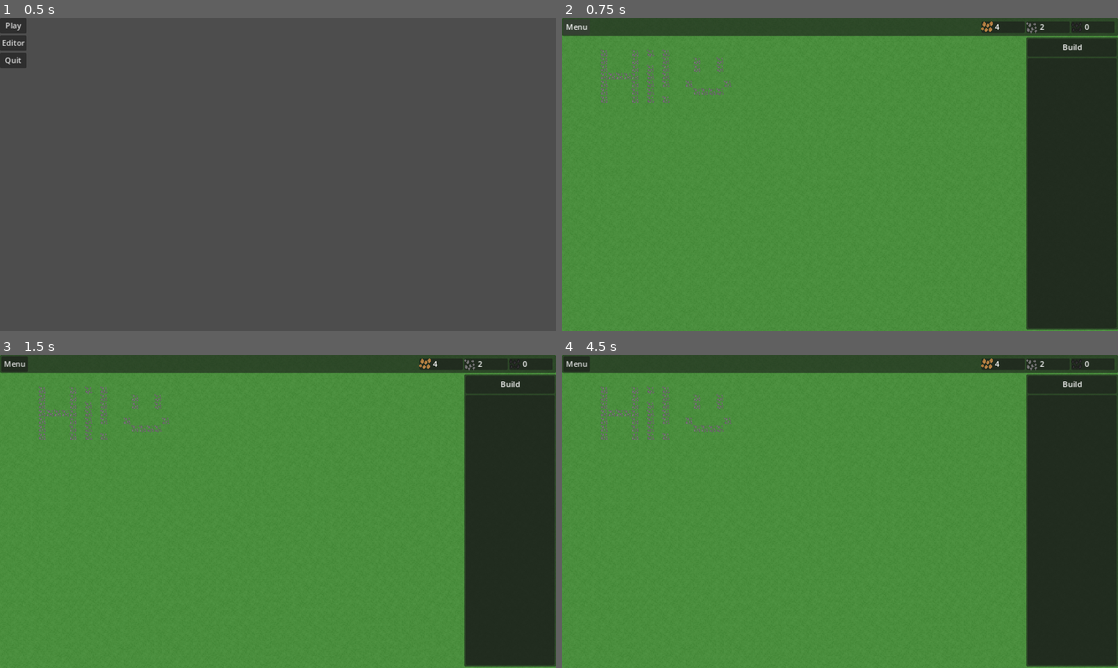
Above: before the commit, frames 1-4 (two rows, left to right).
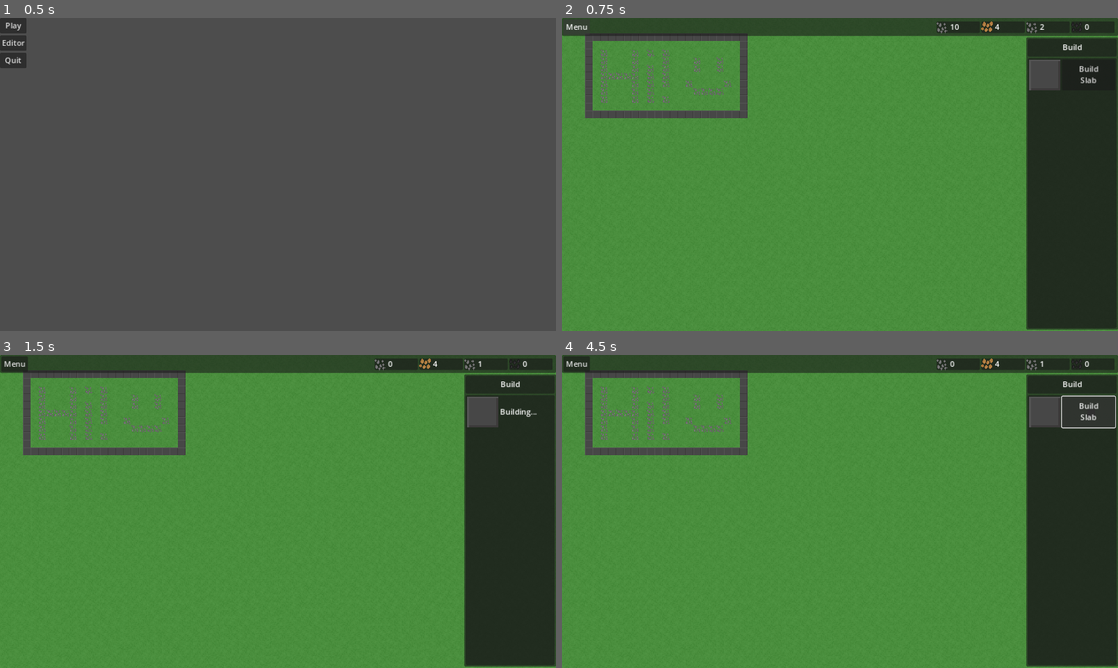
Above: after the commit, the same moments.

Repository: wssuomi/pirate-jam-14
Game: Godot game, scene res://scenes/main_menu.tscn
Two runs of this game, one before a commit and one after it. Both use one fixed random seed, a clock stepped at 60 frames per second and the inputs below.
Inputs (mouse positions are in pixels of both pictures, inside the frame that each line leads up to):
- Up to frame 1 (0.5 s): no input
- Up to frame 2 (0.75 s): click "Play" at 0.5 s
- Up to frame 3 (1.5 s): click (528, 411) at 1.25 s, where only the run after the commit has a clickable "Build Slab"
- Up to frame 4 (4.5 s): click "Menu" at 2 s; click "Continue" at 2.75 s; click (1090, 411) at 3.5 s, where only the run after the commit has a clickable "Place Slab"; click (1090, 411) at 4.25 s, where only the run after the commit has a clickable "Cancel"

Frame 1 is identical in both runs. In frame 2, 2.9% of the frame differs, in the area x 4-97%, y 1-32%; in frame 3, 2.9%; in frame 4, 3.1%, in the area x 4-100%, y 1-32%.

Commit message:
added slab to build menu

Diff:
--- a/levels/map.csv
+++ b/levels/map.csv
@@ -1,3 +1,4 @@
 0,0,2,0;1,0,0,0;2,0,0,0;3,0,1,0;4,0,3,0;5,0,3,0;6,0,1,0;7,0,0,0;8,0,1,0;9,0,1,0;10,0,0,0;11,0,1,0;12,0,3,0;13,0,0,0;14, …(168328 unchanged characters)…
 
 5,4,4,2;9,4,4,2;11,4,4,2;13,4,4,2;5,5,4,2;9,5,4,2;13,5,4,2;17,5,4,2;20,5,4,2;5,6,4,2;9,6,4,2;11,6,4,2;13,6,4,2;17,6,4,2 …(625 unchanged characters)…
+3,2,0,4;4,2,0,4;5,2,0,4;6,2,0,4;7,2,0,4;8,2,0,4;9,2,0,4;10,2,0,4;11,2,0,4;12,2,0,4;13,2,0,4;14,2,0,4;15,2,0,4;16,2,0,4;17,2,0,4;18,2,0,4;19,2,0,4;20,2,0,4;21,2,0,4;22,2,0,4;23,2,0,4;3,3,0,4;23,3,0,4;3,4,0,4;23,4,0,4;3,5,0,4;23,5,0,4;3,6,0,4;23,6,0,4;3,7,0,4;23,7,0,4;3,8,0,4;23,8,0,4;3,9,0,4;23,9,0,4;3,10,0,4;23,10,0,4;3,11,0,4;23,11,0,4;3,12,0,4;4,12,0,4;5,12,0,4;6,12,0,4;7,12,0,4;8,12,0,4;9,12,0,4;10,12,0,4;11,12,0,4;12,12,0,4;13,12,0,4;14,12,0,4;15,12,0,4;16,12,0,4;17,12,0,4;18,12,0,4;19,12,0,4;20,12,0,4;21,12,0,4;22,12,0,4;23,12,0,4
--- a/scenes/game.tscn
+++ b/scenes/game.tscn
@@ -1,9 +1,17 @@
-[gd_scene load_steps=10 format=3 uid="uid://6uwpprnvngbp"]
+[gd_scene load_steps=14 format=3 uid="uid://6uwpprnvngbp"]
 
 [ext_resource type="Script" path="res://scripts/Game.gd" id="1_astxb"]
 [ext_resource type="Script" path="res://scripts/Camera.gd" id="2_d63gu"]
 [ext_resource type="PackedScene" uid="uid://c0un25vuo1nmm" path="res://scenes/pause_menu.tscn" id="2_nbn5r"]
 [ext_resource type="Texture2D" uid="uid://jm1bhhp8ffsb" path="res://assets/map_tiles.png" id="3_ee80l"]
+
+[sub_resource type="AtlasTexture" id="AtlasTexture_mpe62"]
+atlas = ExtResource("3_ee80l")
+region = Rect2(0, 64, 16, 16)
+
+[sub_resource type="AtlasTexture" id="AtlasTexture_trr3j"]
+atlas = ExtResource("3_ee80l")
+region = Rect2(64, 32, 16, 16)
 
 [sub_resource type="AtlasTexture" id="AtlasTexture_exh5k"]
 atlas = ExtResource("3_ee80l")
@@ -49,6 +57,18 @@
 [sub_resource type="TileSet" id="TileSet_aha5v"]
 sources/0 = SubResource("TileSetAtlasSource_vnpe4")
 
+[sub_resource type="AtlasTexture" id="AtlasTexture_gjrv5"]
+atlas = ExtResource("3_ee80l")
+region = Rect2(0, 64, 16, 16)
+
+[sub_resource type="StyleBoxFlat" id="StyleBoxFlat_jpkq7"]
+bg_color = Color(0, 0, 0, 0)
+border_width_left = 1
+border_width_top = 1
+border_width_right = 1
+border_width_bottom = 1
+border_color = Color(0, 0, 0, 1)
+
 [node name="Game" type="Node2D"]
 script = ExtResource("1_astxb")
 
@@ -83,30 +103,78 @@
 offset_right = 190.0
 offset_bottom = 605.0
 
-[node name="MarginContainer" type="MarginContainer" parent="CanvasLayer/SideBarBuild"]
+[node name="Title" type="MarginContainer" parent="CanvasLayer/SideBarBuild"]
 layout_mode = 0
 offset_left = 3.0
 offset_top = 3.0
 offset_right = 187.0
 offset_bottom = 40.0
 
-[node name="Panel" type="Panel" parent="CanvasLayer/SideBarBuild/MarginContainer"]
-layout_mode = 2
-
-[node name="Label" type="Label" parent="CanvasLayer/SideBarBuild/MarginContainer"]
+[node name="Panel" type="Panel" parent="CanvasLayer/SideBarBuild/Title"]
+layout_mode = 2
+
+[node name="Label" type="Label" parent="CanvasLayer/SideBarBuild/Title"]
 layout_mode = 2
 size_flags_horizontal = 4
 text = "Build"
 
-[node name="MarginContainer2" type="MarginContainer" parent="CanvasLayer/SideBarBuild"]
-layout_mode = 0
+[node name="Panel2" type="Panel" parent="CanvasLayer/SideBarBuild"]
+layout_mode = 2
 offset_left = 3.0
 offset_top = 43.0
 offset_right = 187.0
 offset_bottom = 602.0
 
-[node name="Panel" type="Panel" parent="CanvasLayer/SideBarBuild/MarginContainer2"]
-layout_mode = 2
+[node name="BuildOptions" type="MarginContainer" parent="CanvasLayer/SideBarBuild"]
+layout_mode = 0
+offset_left = 6.0
+offset_top = 46.0
+offset_right = 184.0
+offset_bottom = 599.0
+
+[node name="VBoxContainer" type="VBoxContainer" parent="CanvasLayer/SideBarBuild/BuildOptions"]
+layout_mode = 2
+
+[node name="Slab" type="HBoxContainer" parent="CanvasLayer/SideBarBuild/BuildOptions/VBoxContainer"]
+layout_mode = 2
+size_flags_horizontal = 0
+size_flags_vertical = 4
+
+[node name="TextureRect" type="TextureRect" parent="CanvasLayer/SideBarBuild/BuildOptions/VBoxContainer/Slab"]
+texture_filter = 1
+custom_minimum_size = Vector2(64, 64)
+layout_mode = 2
+size_flags_horizontal = 4
+size_flags_vertical = 4
+texture = SubResource("AtlasTexture_mpe62")
+
+[node name="SlabBuildButton" type="Button" parent="CanvasLayer/SideBarBuild/BuildOptions/VBoxContainer/Slab"]
+custom_minimum_size = Vector2(110, 0)
+layout_mode = 2
+text = "Build
+Slab"
+
+[node name="SlabPlaceButton" type="Button" parent="CanvasLayer/SideBarBuild/BuildOptions/VBoxContainer/Slab"]
+visible = false
+custom_minimum_size = Vector2(110, 0)
+layout_mode = 2
+text = "Place
+Slab"
+
+[node name="SlabCancelPlaceButton" type="Button" parent="CanvasLayer/SideBarBuild/BuildOptions/VBoxContainer/Slab"]
+visible = false
+custom_minimum_size = Vector2(110, 0)
+layout_mode = 2
+text = "Cancel"
+
+[node name="SlabBuildTimer" type="Timer" parent="CanvasLayer/SideBarBuild/BuildOptions/VBoxContainer/Slab"]
+one_shot = true
+
+[node name="SlabBuildingLabel" type="Label" parent="CanvasLayer/SideBarBuild/BuildOptions/VBoxContainer/Slab"]
+visible = false
+layout_mode = 2
+size_flags_horizontal = 4
+text = "Building..."
 
 [node name="SideBarAction" type="Control" parent="CanvasLayer"]
 visible = false
@@ -158,6 +226,35 @@
 layout_mode = 0
 offset_right = 1152.0
 offset_bottom = 37.0
+
+[node name="Stone" type="Control" parent="CanvasLayer/TopBar"]
+layout_mode = 2
+anchors_preset = 0
+offset_left = 776.0
+offset_top = 7.0
+offset_right = 866.0
+offset_bottom = 30.0
+
+[node name="MarginContainer" type="MarginContainer" parent="CanvasLayer/TopBar/Stone"]
+layout_mode = 0
+offset_right = 90.0
+offset_bottom = 23.0
+
+[node name="Panel" type="Panel" parent="CanvasLayer/TopBar/Stone/MarginContainer"]
+layout_mode = 2
+
+[node name="HBoxContainer" type="HBoxContainer" parent="CanvasLayer/TopBar/Stone/MarginContainer"]
+layout_mode = 2
+
+[node name="TextureRect" type="TextureRect" parent="CanvasLayer/TopBar/Stone/MarginContainer/HBoxContainer"]
+texture_filter = 3
+layout_mode = 2
+texture = SubResource("AtlasTexture_trr3j")
+expand_mode = 2
+
+[node name="StoneLabel" type="Label" parent="CanvasLayer/TopBar/Stone/MarginContainer/HBoxContainer"]
+layout_mode = 2
+text = "0"
 
 [node name="Copper" type="Control" parent="CanvasLayer/TopBar"]
 layout_mode = 2
@@ -266,4 +363,27 @@
 layer_3/name = "building"
 layer_3/tile_data = PackedInt32Array()
 
+[node name="PreviewTile" type="TextureRect" parent="."]
+visible = false
+texture_filter = 1
+offset_left = -39.0
+offset_top = 6.0
+offset_right = -23.0
+offset_bottom = 22.0
+texture = SubResource("AtlasTexture_gjrv5")
+stretch_mode = 3
+
+[node name="Border" type="Panel" parent="PreviewTile"]
+show_behind_parent = true
+layout_mode = 0
+offset_left = -1.0
+offset_top = -1.0
+offset_right = 17.0
+offset_bottom = 17.0
+theme_override_styles/panel = SubResource("StyleBoxFlat_jpkq7")
+
+[connection signal="pressed" from="CanvasLayer/SideBarBuild/BuildOptions/VBoxContainer/Slab/SlabBuildButton" to="." method="_on_slab_build_button_pressed"]
+[connection signal="pressed" from="CanvasLayer/SideBarBuild/BuildOptions/VBoxContainer/Slab/SlabPlaceButton" to="." method="_on_slab_place_button_pressed"]
+[connection signal="pressed" from="CanvasLayer/SideBarBuild/BuildOptions/VBoxContainer/Slab/SlabCancelPlaceButton" to="." method="_on_slab_cancel_place_button_pressed"]
+[connection signal="timeout" from="CanvasLayer/SideBarBuild/BuildOptions/VBoxContainer/Slab/SlabBuildTimer" to="." method="_on_slab_build_timer_timeout"]
 [connection signal="pressed" from="CanvasLayer/TopBar/Menu" to="." method="_on_menu_pressed"]
--- a/scripts/Game.gd
+++ b/scripts/Game.gd
@@ -6,6 +6,13 @@
 @onready var copper_label: Label = $CanvasLayer/TopBar/Copper/MarginContainer/HBoxContainer/CopperLabel
 @onready var iron_label: Label = $CanvasLayer/TopBar/Iron/MarginContainer/HBoxContainer/IronLabel
 @onready var coal_label: Label = $CanvasLayer/TopBar/Coal/MarginContainer/HBoxContainer/CoalLabel
+@onready var preview_tile = $PreviewTile
+@onready var slab_build_timer = $CanvasLayer/SideBarBuild/BuildOptions/VBoxContainer/Slab/SlabBuildTimer
+@onready var slab_building_label = $CanvasLayer/SideBarBuild/BuildOptions/VBoxContainer/Slab/SlabBuildingLabel
+@onready var slab_build_button = $CanvasLayer/SideBarBuild/BuildOptions/VBoxContainer/Slab/SlabBuildButton
+@onready var slab_place_button = $CanvasLayer/SideBarBuild/BuildOptions/VBoxContainer/Slab/SlabPlaceButton
+@onready var slab_cancel_place_button = $CanvasLayer/SideBarBuild/BuildOptions/VBoxContainer/Slab/SlabCancelPlaceButton
+@onready var stone_label = $CanvasLayer/TopBar/Stone/MarginContainer/HBoxContainer/StoneLabel
 
 const GRID_WIDTH = 128
 const GRID_HEIGHT = 128
@@ -20,7 +27,17 @@
 var buillding_layer: int = 3
 var copper = 4
 var coal = 0
+var stone = 10
 var iron = 2
+var mode = 0
+var building = Buildings.None
+var building_tiles: Dictionary = {"slab":Vector2i(0,4)}
+var slab_cost: Array[int] = [0,1,10]
+
+enum Modes {Normal, Place}
+enum Buildings {None, Slab}
+
+signal slab_placed
 
 func toggle_pause():
 	if paused:
@@ -67,6 +84,7 @@
 	return loaded_tiles
 
 func _ready():
+	connect("slab_placed",_on_slab_placed)
 	tiles = load_map()
 	draw_map_tiles()
 	update_labels()
@@ -85,7 +103,7 @@
 	copper_label.text = str(copper)
 	coal_label.text = str(coal)
 	iron_label.text = str(iron)
-
+	stone_label.text = str(stone)
 
 func _on_menu_pressed():
 	toggle_pause()
@@ -94,3 +112,72 @@
 	if event is InputEventKey:
 		if Input.is_action_just_pressed("pause"):
 			toggle_pause()
+	if event is InputEventMouseMotion or event is InputEventMouseButton:
+		if Input.is_action_pressed("place_tile"):
+			var pos: Vector2i = map.local_to_map(get_global_mouse_position())
+			if pos.x >= 0 and pos.x < GRID_WIDTH and pos.y >= 0 and pos.y < GRID_HEIGHT:
+				var tile: Tile = tiles[pos]
+				match building:
+					Buildings.Slab:
+						tile.ground_sprite = building_tiles["slab"]
+						emit_signal("slab_placed")
+					Buildings.None:
+						pass
+				update_tile(tile)
+
+func enter_place_mode():
+	mode = Modes.Place
+	preview_tile.show()
+
+func exit_place_mode():
+	mode = Modes.Normal
+	preview_tile.hide()
+
+func _process(_delta):
+	match mode:
+		Modes.Normal:
+			pass
+		Modes.Place:
+			preview_tile.position = map.map_to_local(map.local_to_map(get_global_mouse_position())) - Vector2(8,8)
+
+func _on_cancel_pressed():
+	exit_place_mode()
+
+func _on_slab_build_button_pressed():
+	if check_resources(slab_cost):
+		slab_build_timer.start()
+		slab_build_button.hide()
+		slab_building_label.show()
+		copper -= slab_cost[0]
+		iron -= slab_cost[1]
+		stone -= slab_cost[2]
+		update_labels()
+	else:
+		print("not enough resources")
+
+func _on_slab_place_button_pressed():
+	enter_place_mode()
+	slab_place_button.hide()
+	slab_cancel_place_button.show()
+	building = Buildings.Slab
+
+func _on_slab_build_timer_timeout():
+	slab_place_button.show()
+	slab_building_label.hide()
+
+func _on_slab_cancel_place_button_pressed():
+	exit_place_mode()
+	slab_place_button.show()
+	slab_cancel_place_button.hide()
+	building = Buildings.None
+
+func _on_slab_placed():
+	exit_place_mode()
+	slab_cancel_place_button.hide()
+	slab_build_button.show()
+	building = Buildings.None
+
+func check_resources(cost: Array[int]):
+	if copper >= cost[0] and iron >= cost[1] and stone >= cost[2]:
+		return true
+	return false
